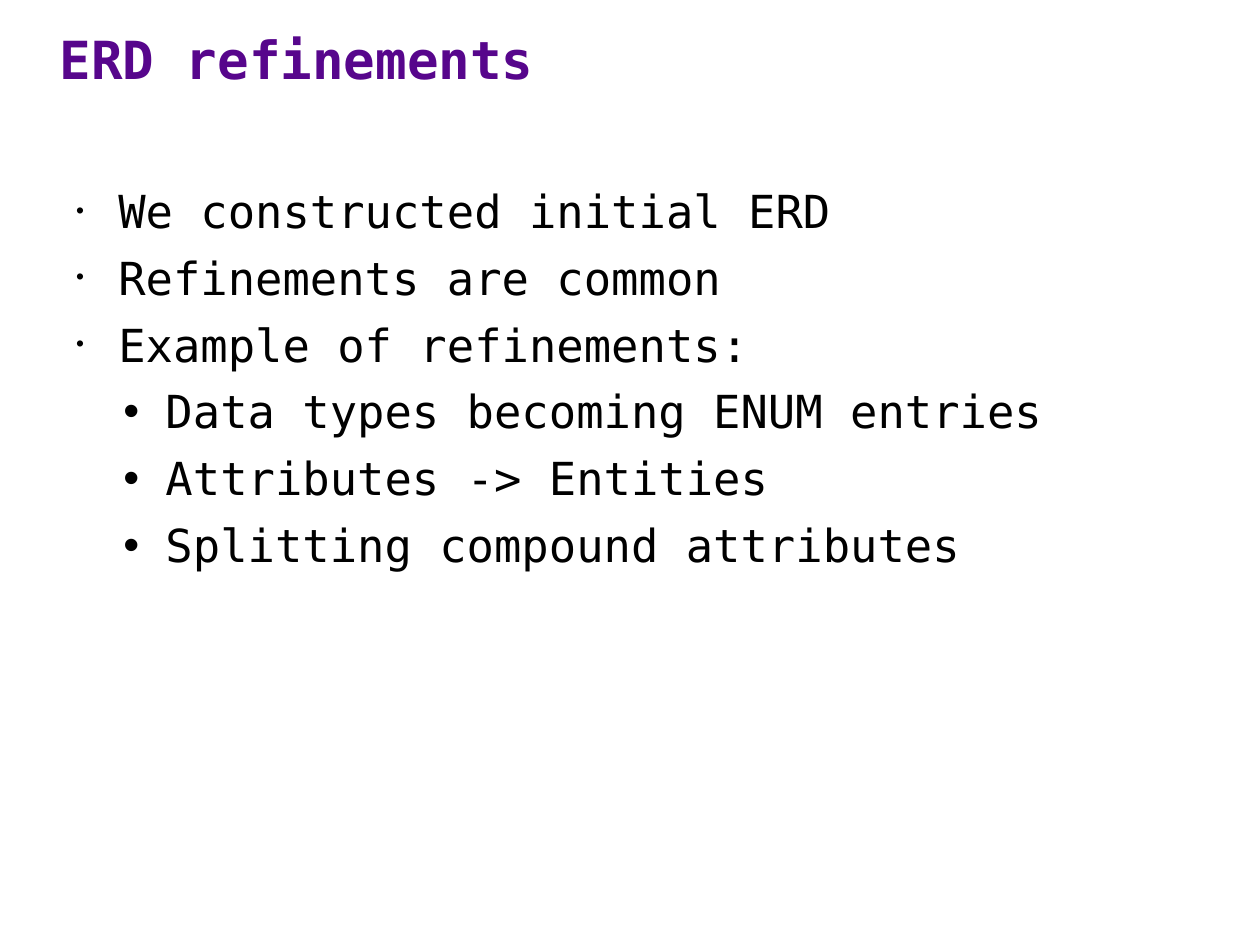
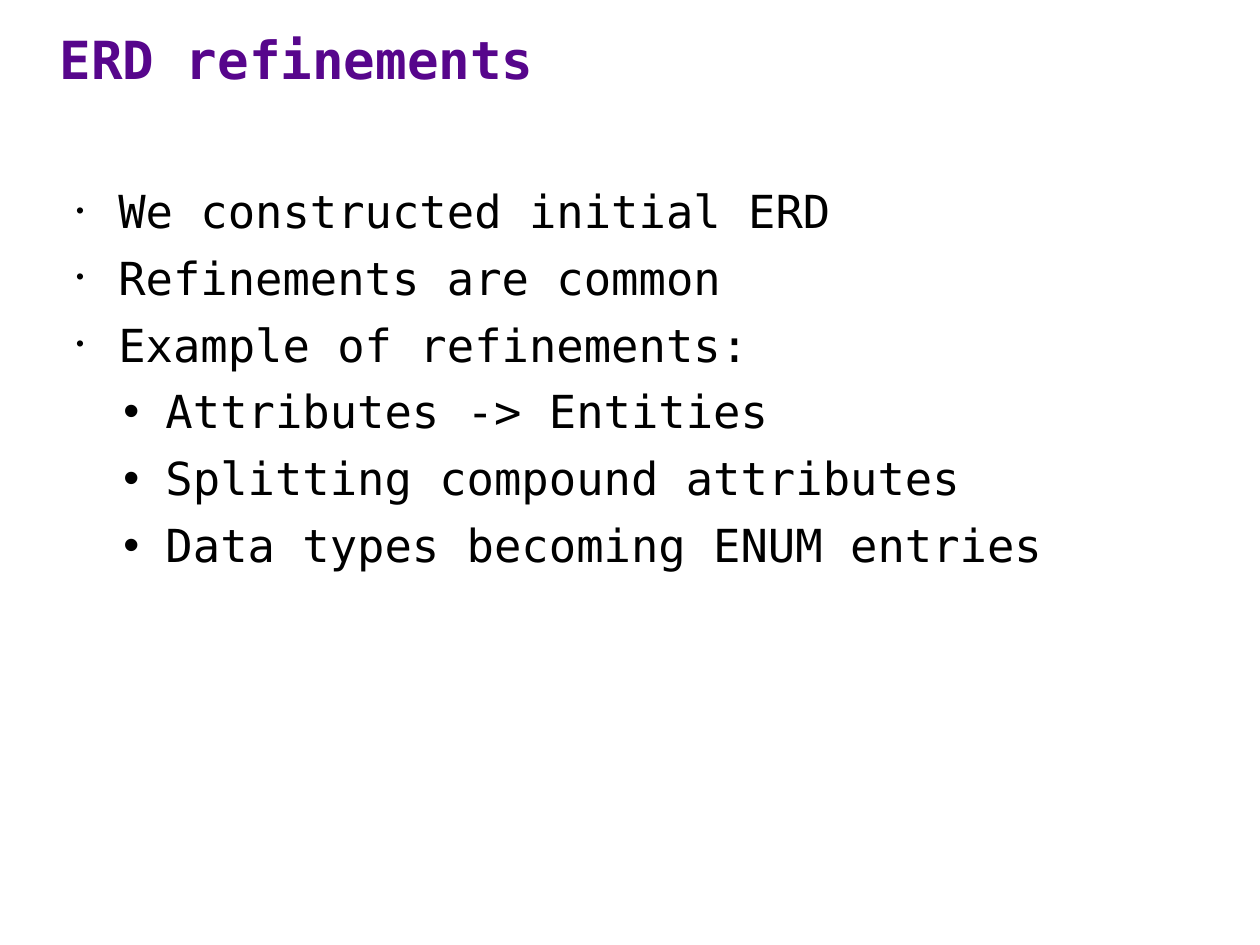
Before and after one commit to ipeirotis/introduction-to-databases, a slide deck: slide 13 of session1/A2-ER_modeling-WaterUtility.pptx. Drawn at 1260x945 pixels with LibreOffice and Linux fonts; fonts in the diff are those of the drawing. Boxes give left, top, right and bottom in pixels: in the first picture for what was removed or moved away, otherwise in the second. Text is boxed around its words. In the diff, an @@ line names an element or a change of style, - is before the commit and + after.

```diff
--- a/session1/A2-ER_modeling-WaterUtility.pptx
+++ b/session1/A2-ER_modeling-WaterUtility.pptx
@@ text at [165,393,1042,438]: paragraph removed @@
-  • Data types becoming ENUM entries
@@ text at [165,527,1042,572]: paragraph added @@
+  • Data types becoming ENUM entries
```
Also in this commit, not shown: 2 other slides changed, 1 slide added.
